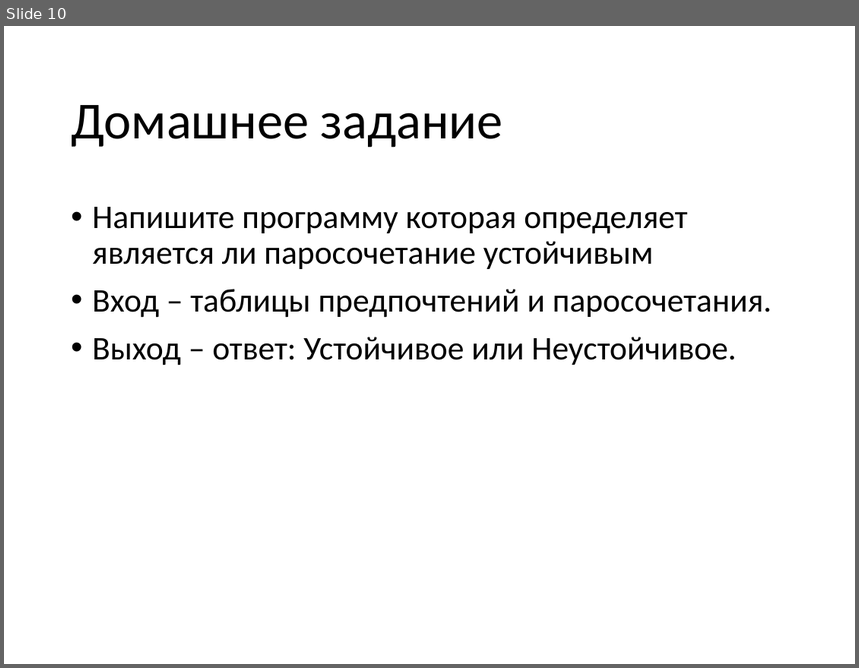
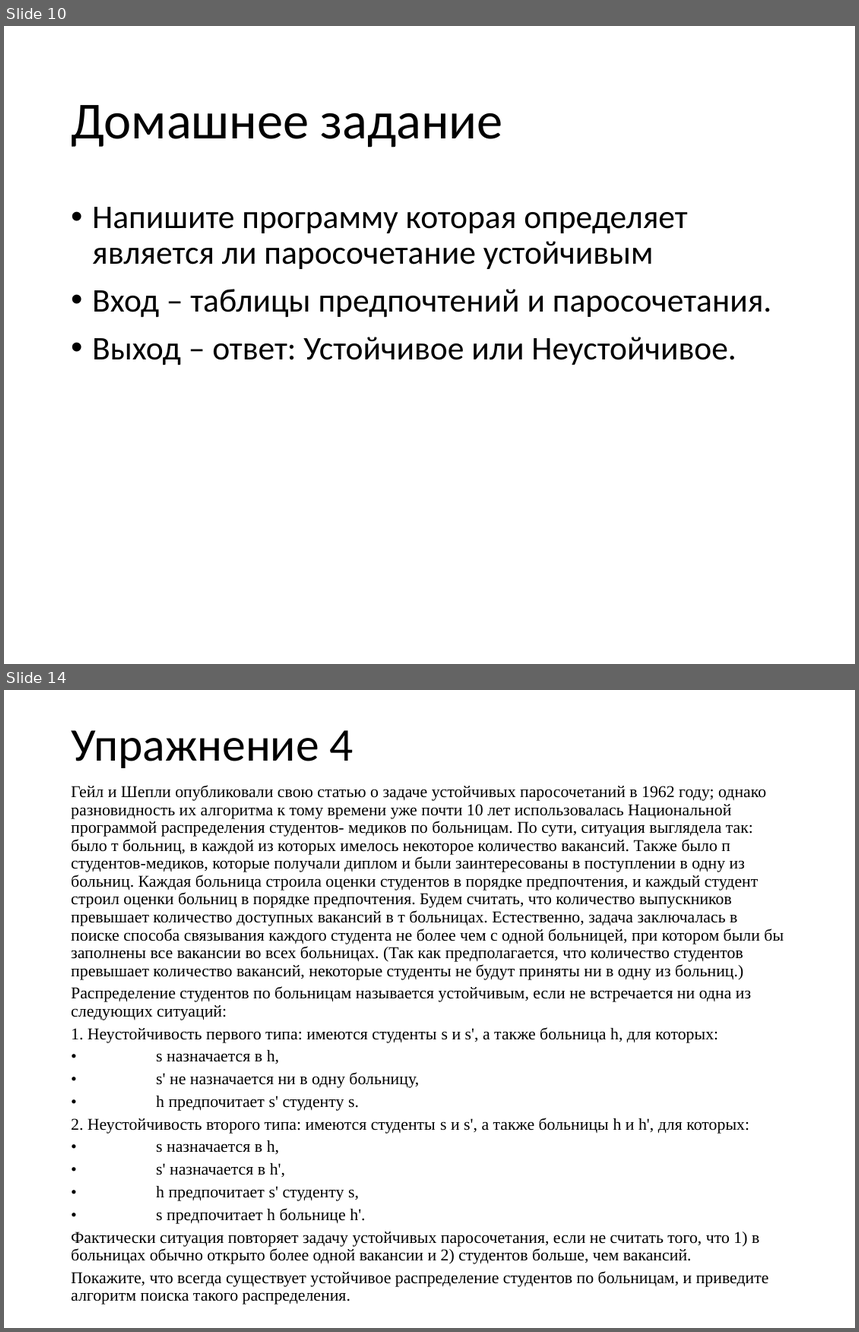
Before and after one commit to sudakov/algo-lab, a slide deck: practice.pptx. Shown one above the other, each under a label of ours: slide 10 before the commit, slides 10 and 14 after it; the slides between them are not shown. The pictures are 859x668 and 859x1332 pixels, drawn with LibreOffice and Linux fonts; fonts in the diff are those of the drawing. Boxes give left, top, right and bottom in pixels: in the first picture for what was removed or moved away, otherwise in the second. Text is boxed around its words. In the diff, an @@ line names an element or a change of style, - is before the commit and + after.

```diff
--- a/practice.pptx
+++ b/practice.pptx
@@ slide 14 added at (4, 690, 855, 1328), background #FFFFFF @@
@@ title added at (71, 730, 354, 768), 39.6 pt, text #000000 @@
+Упражнение 4
@@ text added at (71, 785, 784, 1305), 14 pt, text #000000 @@
+Гейл и Шепли опубликовали свою статью о задаче устойчивых паросочетаний в 1962 году; однако разновидность их алгоритма к тому времени уже почти 10 лет использовалась Национальной программой распределения студентов- медиков по больницам. По сути, ситуация выглядела так: было т больниц, в каждой из которых имелось некоторое количество вакансий. Также было п студентов-медиков, которые получали диплом и были заинтересованы в поступлении в одну из больниц. Каждая больница строила оценки студентов в порядке предпочтения, и каждый студент строил оценки больниц в порядке предпочтения. Будем считать, что количество выпускников превышает количество доступных вакансий в т больницах. Естественно, задача заключалась в поиске способа связывания каждого студента не более чем с одной больницей, при котором были бы заполнены все вакансии во всех больницах. (Так как предполагается, что количество студентов превышает количество вакансий, некоторые студенты не будут приняты ни в одну из больниц.)
+Распределение студентов по больницам называется устойчивым, если не встречается ни одна из следующих ситуаций:
+1. Неустойчивость первого типа: имеются студенты s и s', а также больница h, для которых:
+• s назначается в h,
+• s' не назначается ни в одну больницу,
+• h предпочитает s' студенту s.
+2. Неустойчивость второго типа: имеются студенты s и s', а также больницы h и h', для которых:
+• s назначается в h,
+• s' назначается в h',
+• h предпочитает s' студенту s,
+• s предпочитает h больнице h'.
+Фактически ситуация повторяет задачу устойчивых паросочетания, если не считать того, что 1) в больницах обычно открыто более одной вакансии и 2) студентов больше, чем вакансий.
+Покажите, что всегда существует устойчивое распределение студентов по больницам, и приведите алгоритм поиска такого распределения.
```
Also in this commit, not shown: 1 slide changed, 4 other slides added, 2 other files.
